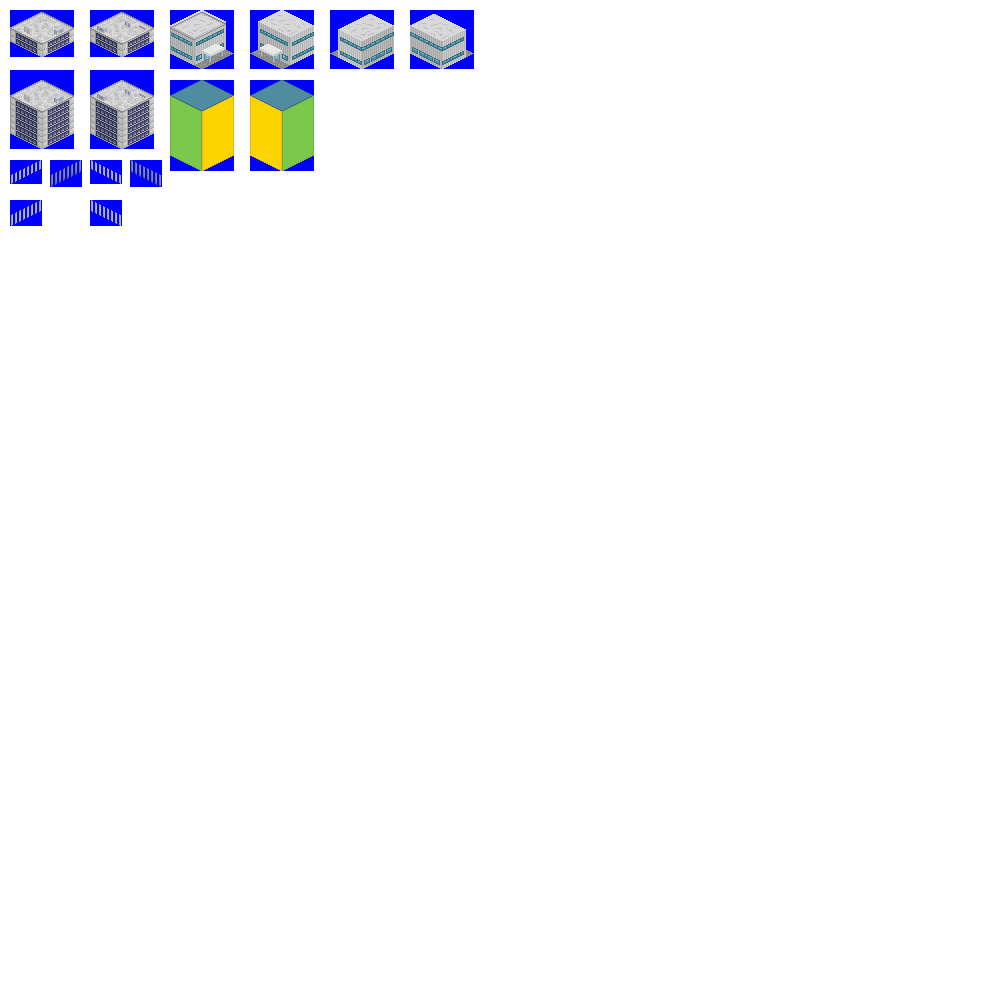
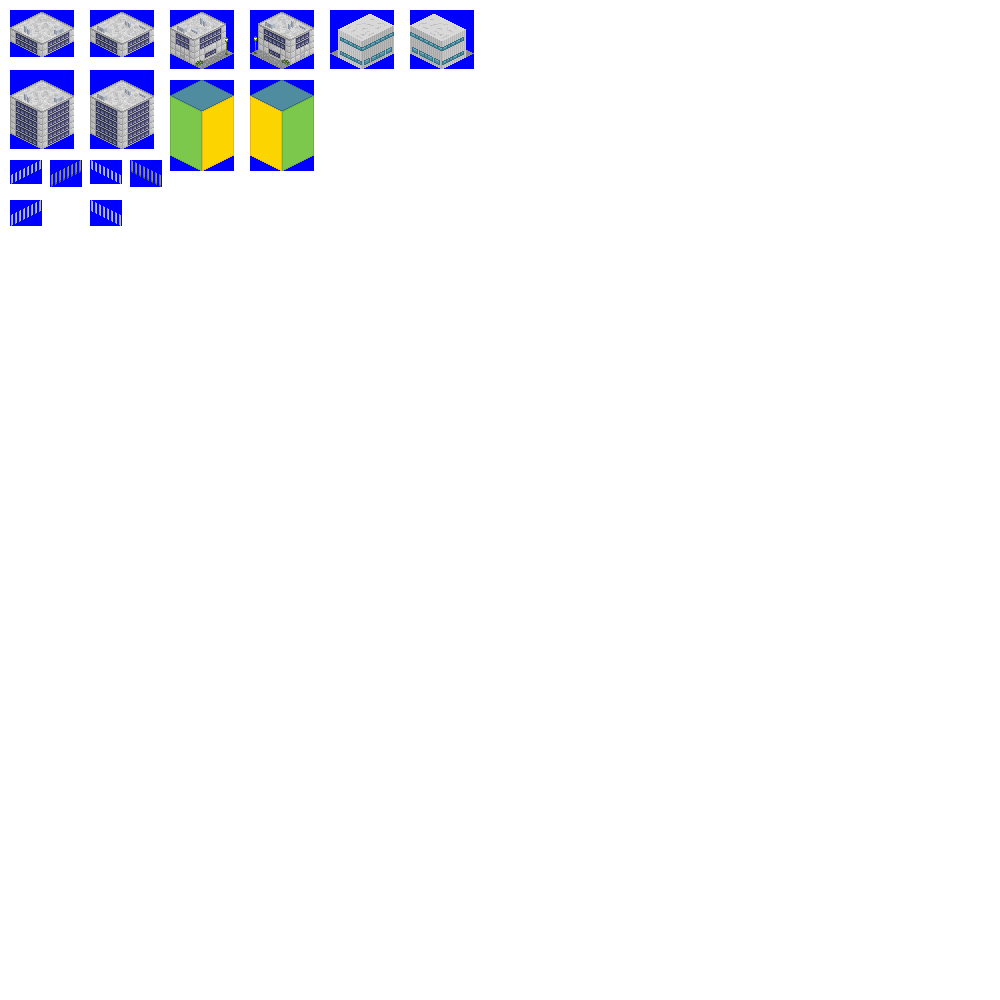
Layers edited between the first and the second 1000x1000 image:
painted on "new_graphic" over [24, 12, 314, 103]
painted on "배경" over [170, 10, 314, 63]
